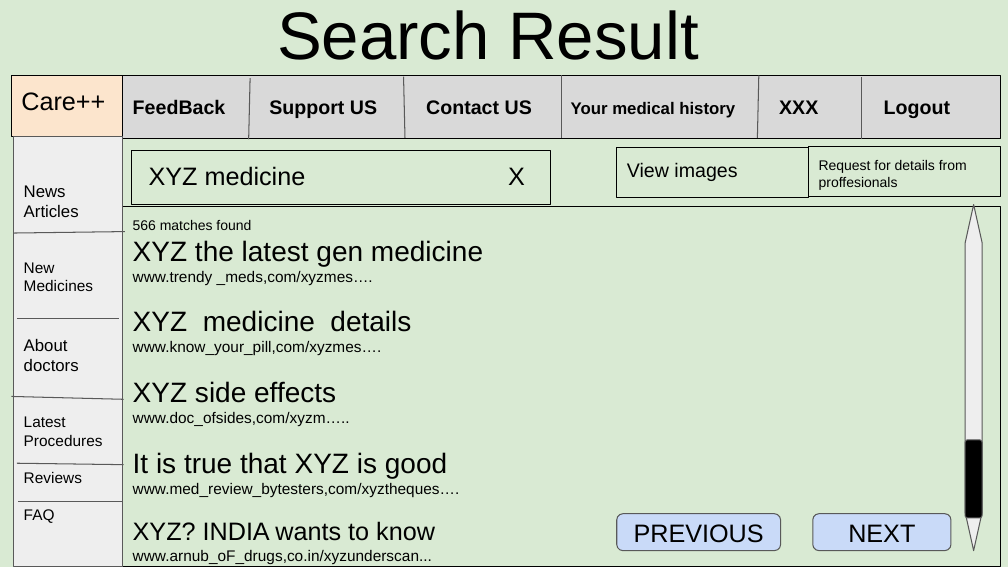
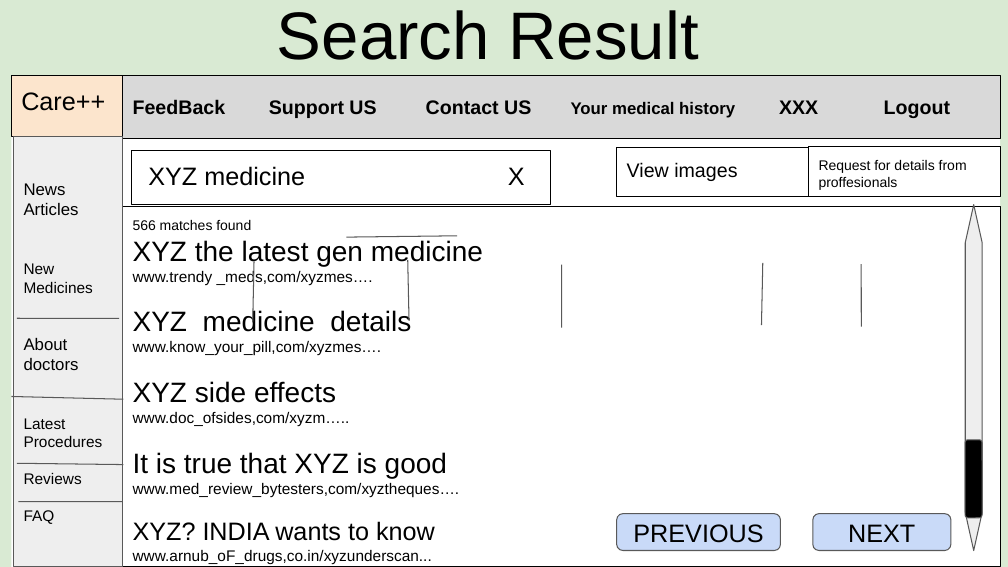
Before and after one commit to Cyberdragon1000/care, a slide deck: slide 4 of webtech proj/wireframe.pptx (slide 14 before the commit). Drawn at 1008x567 pixels with LibreOffice and Linux fonts; fonts in the diff are those of the drawing. Boxes give left, top, right and bottom in pixels: in the first picture for what was removed or moved away, otherwise in the second. Text is boxed around its words. In the diff, an @@ line names an element or a change of style, - is before the commit and + after.

```diff
--- a/webtech proj/wireframe.pptx
+++ b/webtech proj/wireframe.pptx
@@ rectangle added at (x1=11, y1=76, x2=1000, y2=567), fill #FFFFFF @@
@@ line removed from (249, 139) to (250, 79) @@
@@ line removed from (405, 138) to (403, 77) @@
@@ line removed from (561, 138) to (561, 76) @@
@@ line removed from (757, 138) to (759, 76) @@
@@ line removed from (861, 139) to (861, 77) @@
@@ outline #000000 0.75 pt to #000000 0.74 pt in 6 elements at (x1=11, y1=76, x2=131, y2=137), (x1=123, y1=207, x2=1001, y2=567), (x1=617, y1=148, x2=808, y2=198), (x1=808, y1=147, x2=1000, y2=197), (x1=123, y1=76, x2=1001, y2=139), (x1=131, y1=150, x2=550, y2=204) @@
@@ line removed from (14, 233) to (125, 232) @@
@@ freeform shape added at (x1=347, y1=236, x2=458, y2=237), outline #595959 0.74 pt @@
@@ freeform shape added at (x1=253, y1=261, x2=254, y2=323), outline #595959 0.74 pt @@
@@ freeform shape added at (x1=407, y1=260, x2=408, y2=322), outline #595959 0.74 pt @@
@@ freeform shape added at (x1=561, y1=265, x2=561, y2=329), outline #595959 0.74 pt @@
@@ freeform shape added at (x1=761, y1=263, x2=762, y2=326), outline #595959 0.74 pt @@
@@ freeform shape added at (x1=861, y1=264, x2=861, y2=327), outline #595959 0.74 pt @@
@@ line removed from (11, 396) to (124, 399) @@
@@ freeform shape added at (x1=11, y1=396, x2=123, y2=399), outline #595959 0.74 pt @@
@@ outline #595959 0.75 pt to #595959 0.74 pt in 5 elements at (x1=812, y1=514, x2=951, y2=551), (x1=14, y1=137, x2=123, y2=567), (x1=617, y1=514, x2=780, y2=551), (x1=965, y1=205, x2=982, y2=550), (x1=965, y1=439, x2=982, y2=517) @@
@@ line removed from (17, 464) to (124, 465) @@
@@ freeform shape added at (x1=17, y1=464, x2=124, y2=465), outline #595959 0.74 pt @@
@@ line removed from (18, 502) to (122, 502) @@
@@ freeform shape added at (x1=18, y1=502, x2=122, y2=502), outline #595959 0.74 pt @@
```
Also in this commit, not shown: 3 other slides changed, 10 slides removed, 47 other files.
